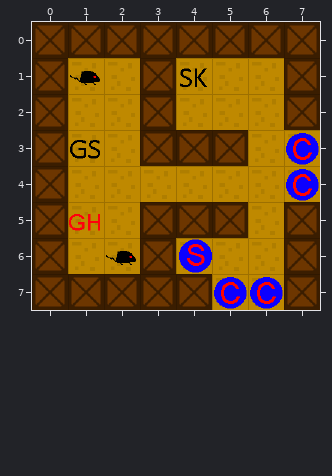
Two versions of a level (Tiled map, resources/rooms/room0.tmx). This is how it looked before the edit.
Cells are 48x48 px. Shown: x 0..7, y 0..7.
Once edited:
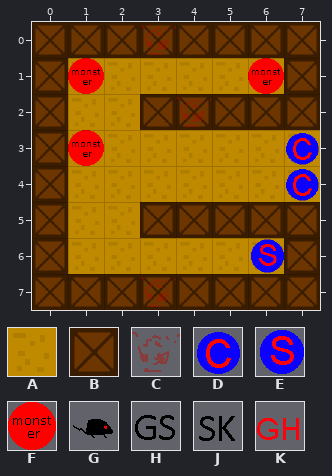
Key: from "background": A 0, B 1, C 2; from "markers": D 0, E 1, F 2; from "objects_sheet": G 0, H 1, J 2, K 3.
_ is an empty cell.
Objects are placed by their top-left corner, in cells (3,4 is the top-left corner of cell 3,4); size is 1x1 cell unless given.
Tiles of an added or newly shown layer are drawn over the layers below it.
The exact change:
Layer "background":
Tile B gives way to tile A in row 1 at x 3; in row 3 at x 3 to 5; in row 6 at x 3.
Tile A gives way to tile B in row 2 at x 4 to 6; in row 5 at x 6; in row 7 at x 5 to 6.
Layer "monsters" (removed):
Object G at 1,1 is removed.
Object J at 4,1 is removed.
Object H at 1,3 is removed.
Object K at 1,5 is removed.
Object G at 2,6 is removed.
Layer "decoration" (added):
The edit adds tile C in row 0 at x 3; in row 2 at x 4; in row 7 at x 3.
Layer "map_data":
A new object: F "giant_rat" at 6,1.
A new object: F "skeleton" at 1,1.
A new object: F "mutant" at 1,3.
A new object: E "player_spawn" at 6,6.
Object E at 4,6 is removed.
Object D "newroom1" at 5,7 is removed.
Object D "newroom2" at 6,7 is removed.
Boxes around the changes in both pictures, in picture pixels (x1, y1, x2, y2):
changed: (140, 25, 284, 166)
changed: (68, 58, 104, 94)
changed: (68, 130, 104, 166)
changed: (69, 202, 284, 310)
